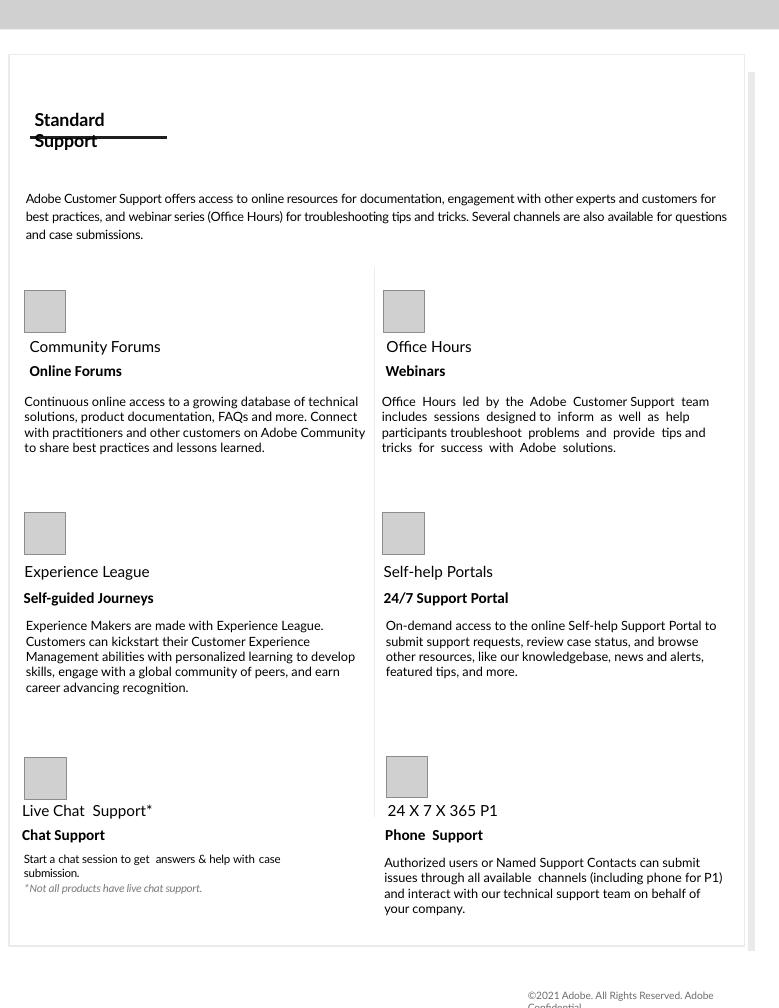
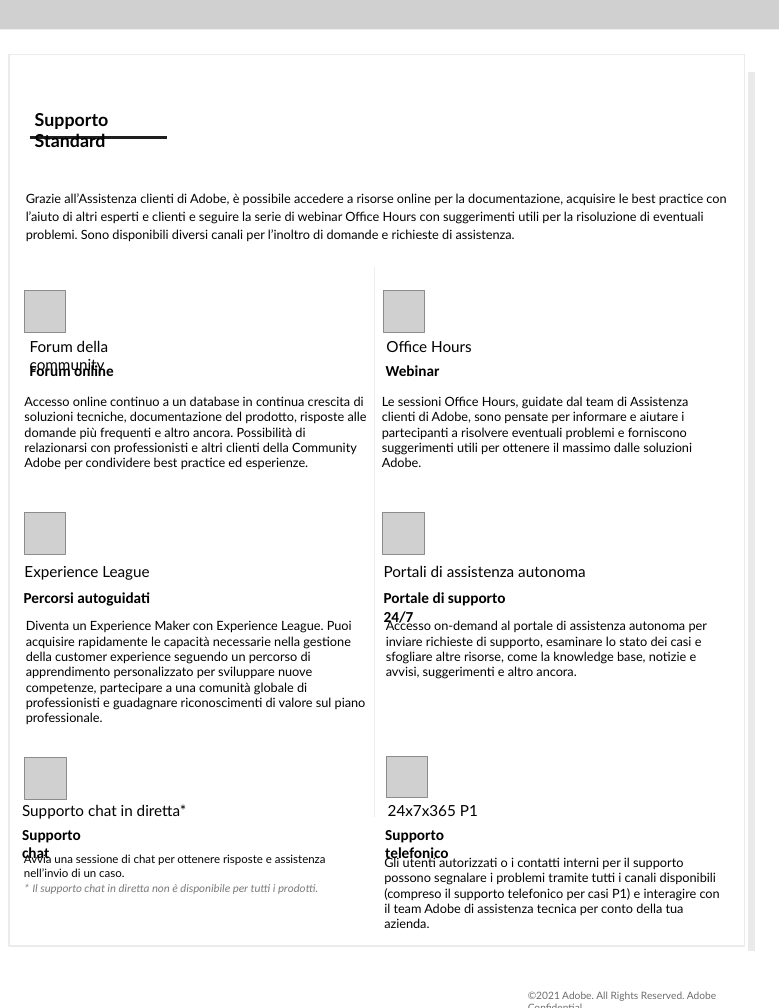
Before and after one commit to AdobeDocs/support-resources.it-IT, a slide deck: slide 2 of help/data-sheets/assets/StandardSupportDatasheet.pptx. Drawn at 779x1008 pixels with LibreOffice and Linux fonts; fonts in the diff are those of the drawing; grey boxes stand for pictures; background and template pictures are left out. Boxes give left, top, right and bottom in pixels: in the first picture for what was removed or moved away, otherwise in the second. Text is boxed around its words. In the diff, an @@ line names an element or a change of style, - is before the commit and + after.

```diff
--- a/help/data-sheets/assets/StandardSupportDatasheet.pptx
+++ b/help/data-sheets/assets/StandardSupportDatasheet.pptx
@@ text at (35,113,109,147): text changed @@
-Standard Support
+Supporto Standard
@@ text at (26,193,726,242): text changed @@
-Adobe Customer Support offers access to online resources for documentation, engagement with other experts and customers for best practices, and webinar series (Office Hours) for troubleshooting tips and tricks. Several channels are also available for questions and case submissions.
+Grazie all’Assistenza clienti di Adobe, è possibile accedere a risorse online per la documentazione, acquisire le best practice con l’aiuto di altri esperti e clienti e seguire la serie di webinar Office Hours con suggerimenti utili per la risoluzione di eventuali problemi. Sono disponibili diversi canali per l’inoltro di domande e richieste di assistenza.
@@ text at (30,340,108,374): text changed @@
-Community Forums
+Forum della community
@@ text at (30,363,114,376): text changed @@
-Online Forums
+Forum online
@@ text at (386,365,440,376): text changed @@
-Webinars
+Webinar
@@ text at (24,396,367,469): text changed @@
-Continuous online access to a growing database of technical solutions, product documentation, FAQs and more. Connect with practitioners and other customers on Adobe Community to share best practices and lessons learned.
+Accesso online continuo a un database in continua crescita di soluzioni tecniche, documentazione del prodotto, risposte alle domande più frequenti e altro ancora. Possibilità di relazionarsi con professionisti e altri clienti della Community Adobe per condividere best practice ed esperienze.
@@ text at (382,396,692,455): text changed @@
-Office Hours led by the Adobe Customer Support team includes sessions designed to inform as well as help participants troubleshoot problems and provide tips and tricks for success with Adobe solutions.
+Le sessioni Office Hours, guidate dal team di Assistenza clienti di Adobe, sono pensate per informare e aiutare i partecipanti a risolvere eventuali problemi e forniscono suggerimenti utili per ottenere il massimo dalle soluzioni Adobe.
@@ text at (384,565,585,577): text changed @@
-Self-help Portals
+Portali di assistenza autonoma
@@ text at (24,592,150,606): text changed @@
-Self-guided Journeys
+Percorsi autoguidati
@@ text at (384,592,506,626): text changed @@
-24/7 Support Portal
+Portale di supporto 24/7
@@ text at (26,620,366,724): text changed @@
-Experience Makers are made with Experience League. Customers can kickstart their Customer Experience Management abilities with personalized learning to develop skills, engage with a global community of peers, and earn career advancing recognition.
+Diventa un Experience Maker con Experience League. Puoi acquisire rapidamente le capacità necessarie nella gestione della customer experience seguendo un percorso di apprendimento personalizzato per sviluppare nuove competenze, partecipare a una comunità globale di professionisti e guadagnare riconoscimenti di valore sul piano professionale.
@@ text at (386,619,707,679): text changed @@
-On-demand access to the online Self-help Support Portal to submit support requests, review case status, and browse other resources, like our knowledgebase, news and alerts, featured tips, and more.
+Accesso on-demand al portale di assistenza autonoma per inviare richieste di supporto, esaminare lo stato dei casi e sfogliare altre risorse, come la knowledge base, notizie e avvisi, suggerimenti e altro ancora.
@@ text at (22,804,117,819): text changed @@
-Chat Support
+Supporto chat
@@ text at (388,805,478,816): text changed @@
-24 X 7 X 365 P1
+24x7x365 P1
@@ text at (385,830,448,863): text changed @@
-Phone Support
+Supporto telefonico
@@ text at (24,854,326,894): text changed @@
-Start a chat session to get answers & help with case submission.
-*Not all products have live chat support.
+Avvia una sessione di chat per ottenere risposte e assistenza nell’invio di un caso.
+* Il supporto chat in diretta non è disponibile per tutti i prodotti.
@@ text at (384,856,720,928): text changed; text colour #000000 to #020302 @@
-Authorized users or Named Support Contacts can submit issues through all available channels (including phone for P1) and interact with our technical support team on behalf of your company.
+Gli utenti autorizzati o i contatti interni per il supporto possono segnalare i problemi tramite tutti i canali disponibili (compreso il supporto telefonico per casi P1) e interagire con il team Adobe di assistenza tecnica per conto della tua azienda.
@@ text at (40,884,150,894): text changed @@
-Live Chat Support*
+Supporto chat in diretta*
@@ text "©2021 Adobe. All Rights Reserved. ..." at (528,991,716,1001): letter spacing -0.1 to 0 pt @@
```
Also in this commit, not shown: 2 other slides changed, 7 other files.
